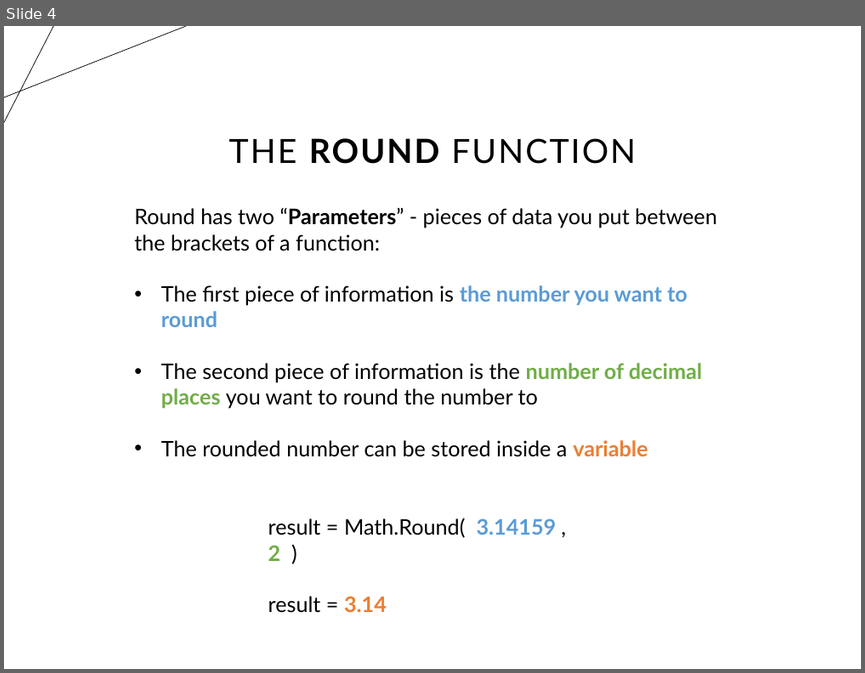
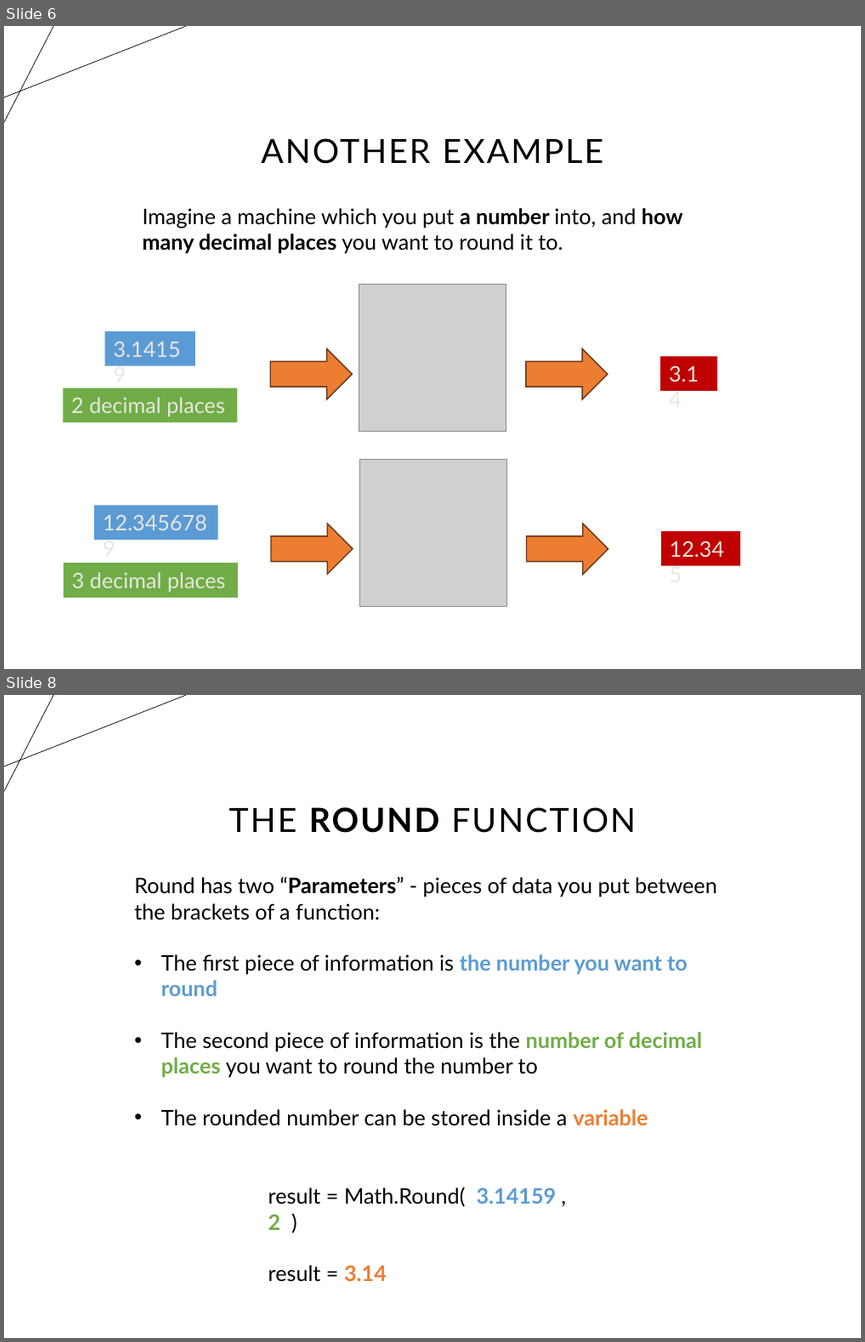
Before and after one commit to timo-w/mrwang, a slide deck: temp_extractions/tempfile.pptx. Shown one above the other, each under a label of ours: slide 4 before the commit, slides 6 and 8 after it; the slides between them are not shown. The pictures are 865x673 and 865x1342 pixels, drawn with LibreOffice and Linux fonts; fonts in the diff are those of the drawing; grey boxes stand for pictures. Boxes give left, top, right and bottom in pixels: in the first picture for what was removed or moved away, otherwise in the second. Text is boxed around its words. In the diff, an @@ line names an element or a change of style, - is before the commit and + after.

```diff
--- a/temp_extractions/tempfile.pptx
+++ b/temp_extractions/tempfile.pptx
@@ slide 6 added at (4, 26, 861, 669), background #FFFFFF; not listed: 2 template elements that a slide beside it also shows @@
@@ title added at (261, 138, 604, 164), 28 pt, text #000000 @@
+ANOTHER EXAMPLE
@@ text added at (143, 208, 683, 254), 18 pt, text #000000 @@
+Imagine a machine which you put a number into, and how many decimal places you want to round it to.
@@ picture added at (358, 284, 506, 431) @@
@@ rectangle added at (105, 331, 195, 365), fill #5B9BD5, 18 pt, text #E9E6DF @@
+3.14159
@@ right arrow added at (270, 348, 352, 398), fill #ED7D31, outline #683715 1 pt @@
@@ right arrow added at (526, 348, 608, 398), fill #ED7D31, outline #683715 1 pt @@
@@ rectangle added at (660, 356, 717, 390), fill #C00000, 18 pt, text #E9E6DF @@
+3.14
@@ rectangle added at (64, 387, 237, 422), fill #70AD47, 18 pt, text #E9E6DF @@
+2 decimal places
@@ picture added at (359, 459, 507, 606) @@
@@ rectangle added at (94, 505, 217, 539), fill #5B9BD5, 18 pt, text #E9E6DF @@
+12.3456789
@@ right arrow added at (270, 523, 352, 573), fill #ED7D31, outline #683715 1 pt @@
@@ right arrow added at (527, 523, 608, 573), fill #ED7D31, outline #683715 1 pt @@
@@ rectangle added at (661, 531, 741, 565), fill #C00000, 18 pt, text #E9E6DF @@
+12.345
@@ rectangle added at (64, 562, 237, 596), fill #70AD47, 18 pt, text #E9E6DF @@
+3 decimal places
@@ what was slide 4 is now slide 8 @@
```
Also in this commit, not shown: 4 slides changed, 5 other slides added, 8 slides removed, 5 other files.
